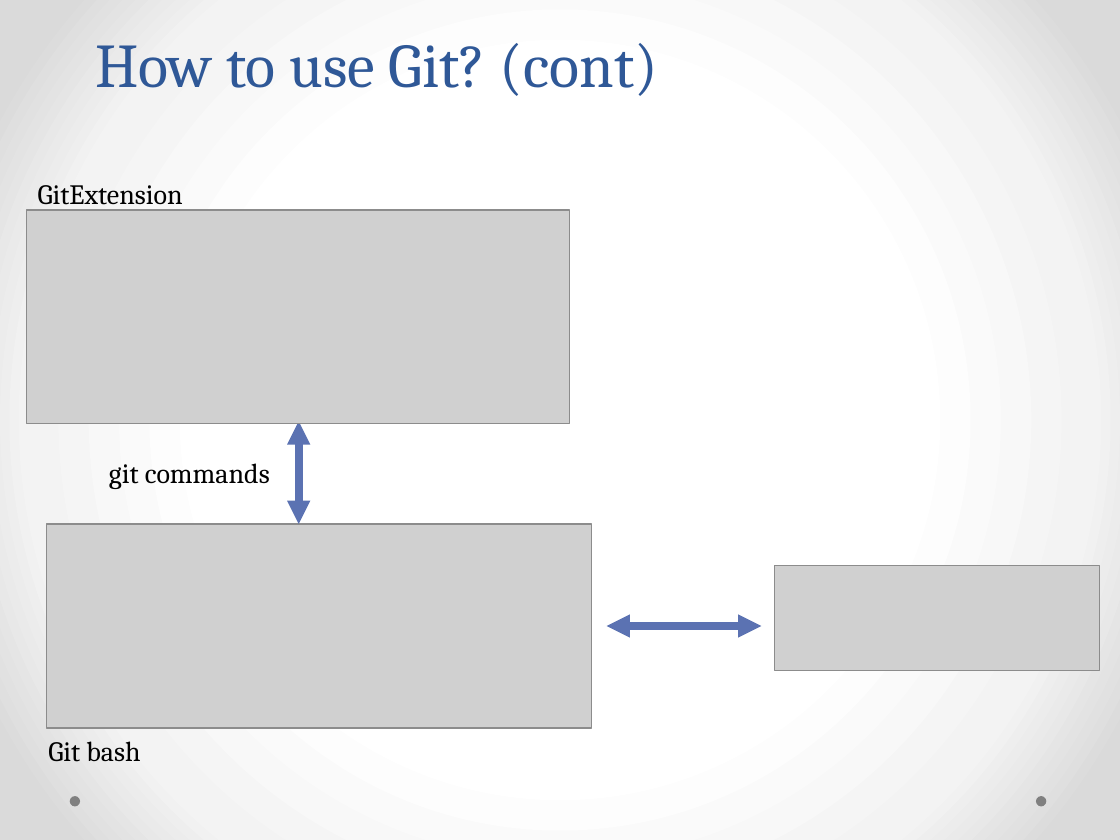
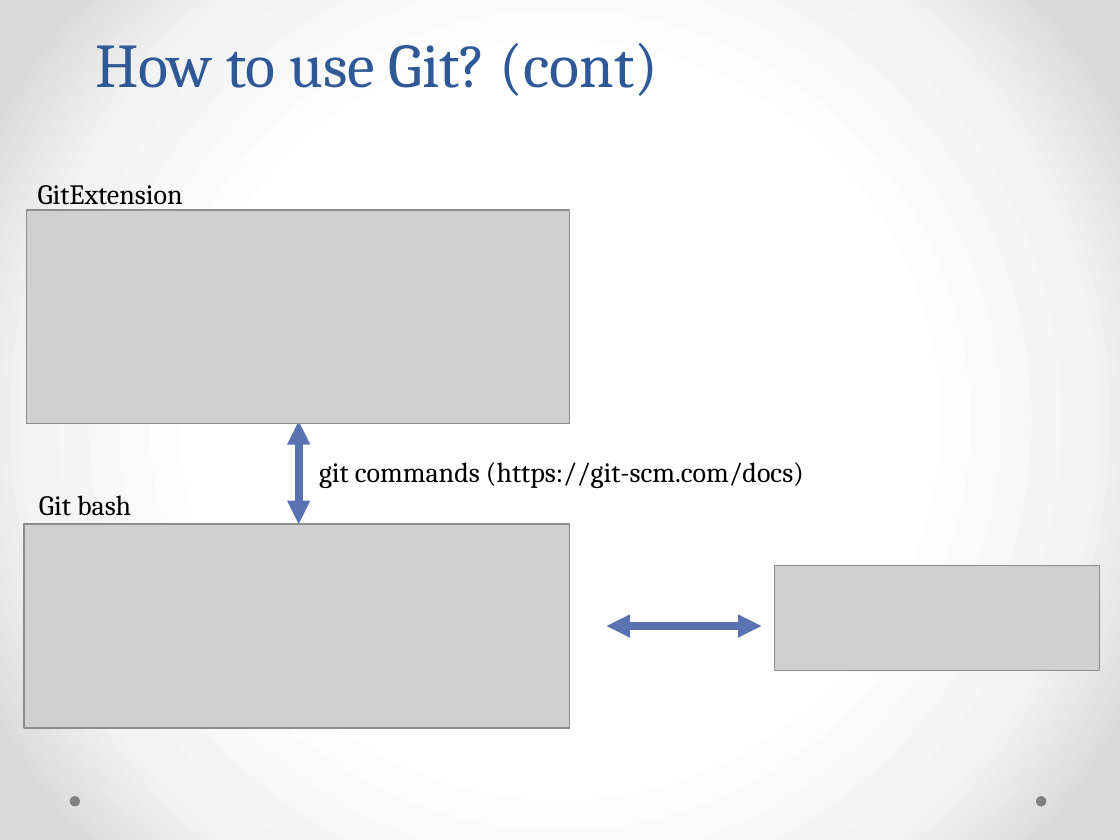
Before and after one commit to h-t-tran/brown, a slide deck: slide 11 of git/git.pptx. Drawn at 1120x840 pixels with LibreOffice and Linux fonts; fonts in the diff are those of the drawing; grey boxes stand for pictures. Boxes give left, top, right and bottom in pixels: in the first picture for what was removed or moved away, otherwise in the second. Text is boxed around its words. In the diff, an @@ line names an element or a change of style, - is before the commit and + after.

```diff
--- a/git/git.pptx
+++ b/git/git.pptx
@@ text at (319,462,804,488): text changed @@
-git commands
+git commands (https://git-scm.com/docs)
@@ text "Git bash": place and size @@
-text "Git bash" at (48,741,140,762)
+text "Git bash" at (39,495,131,516)
@@ picture: place and size @@
-picture at (47,524,592,728)
+picture at (24,524,569,728)
```
Also in this commit, not shown: 11 other slides changed, 4 slides removed, 1 other file.
